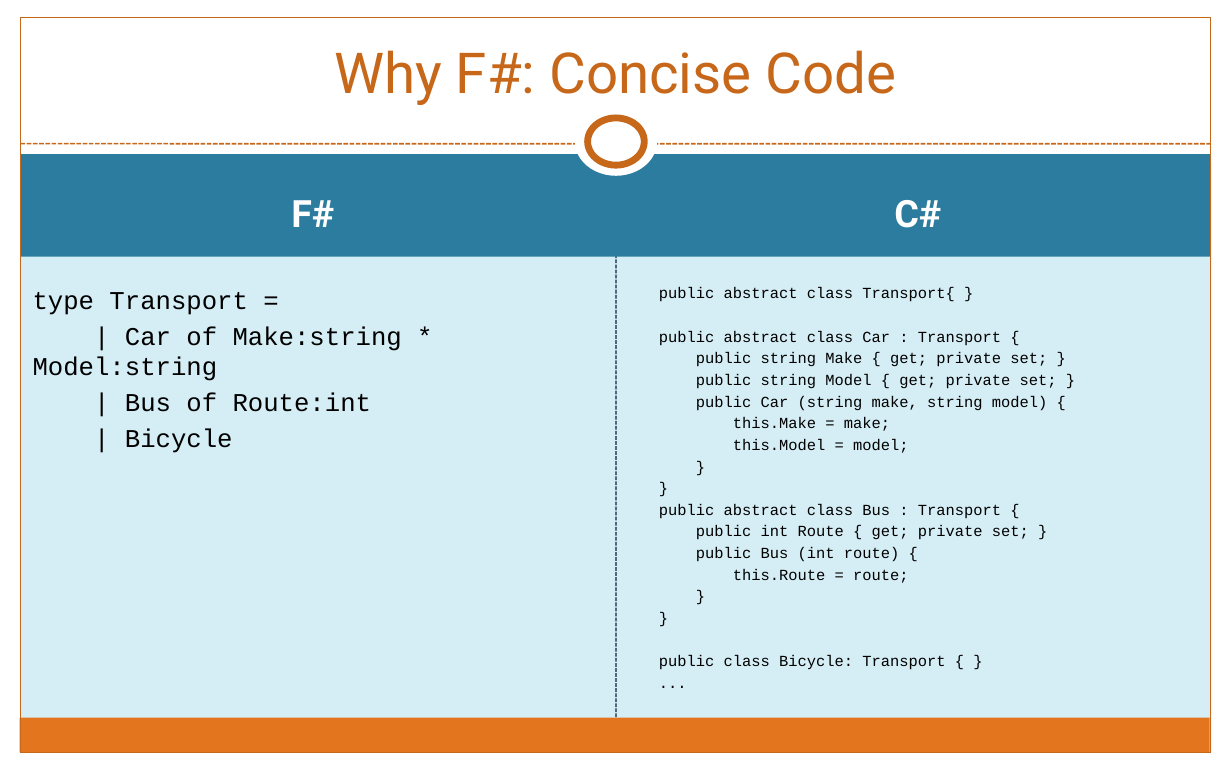
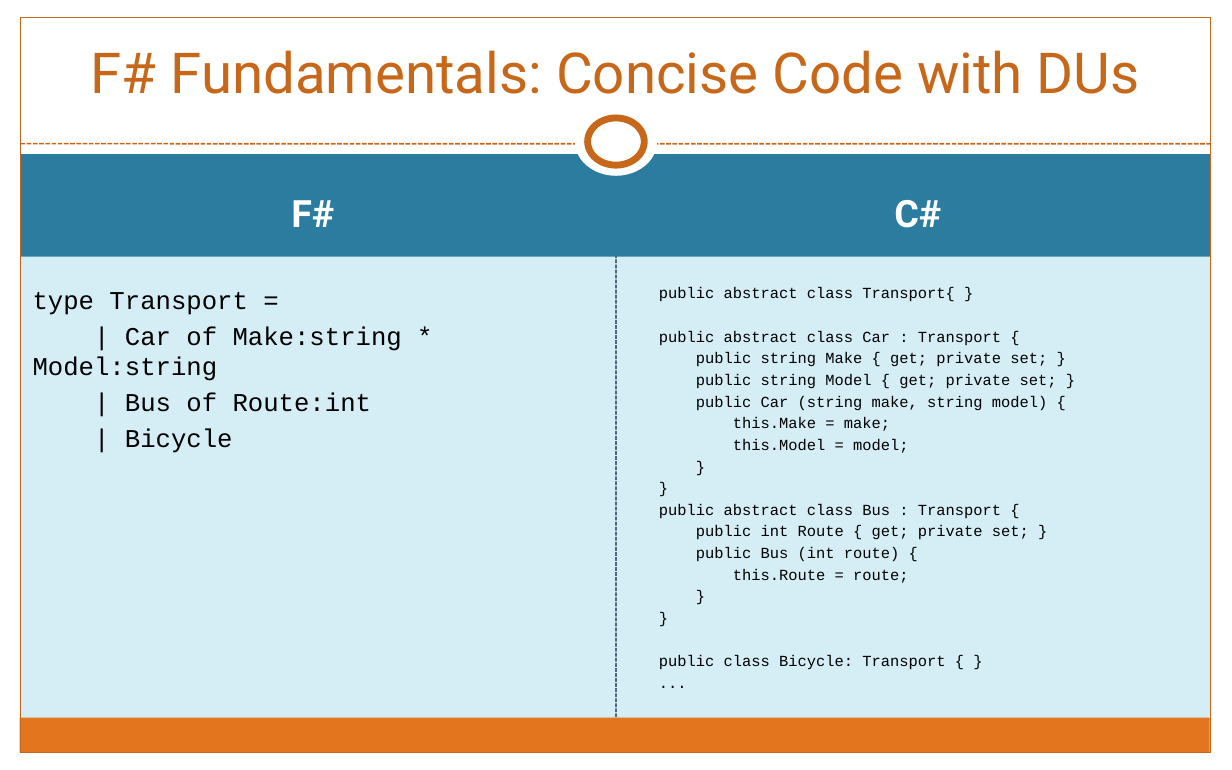
Before and after one commit to rachelblasucci/Current-Talks, a slide deck: slide 8 of Intro to Xamarin F#/F#-iOS.pptx (slide 13 before the commit). Drawn at 1232x770 pixels with LibreOffice and Linux fonts; fonts in the diff are those of the drawing. Boxes give left, top, right and bottom in pixels: in the first picture for what was removed or moved away, otherwise in the second. Text is boxed around its words. In the diff, an @@ line names an element or a change of style, - is before the commit and + after.

```diff
--- a/Intro to Xamarin F#/F#-iOS.pptx
+++ b/Intro to Xamarin F#/F#-iOS.pptx
@@ title at (91, 50, 1140, 94): text changed @@
-Why F#: Concise Code
+F# Fundamentals: Concise Code with DUs
```
Also in this commit, not shown: 11 other slides changed, 3 slides added, 2 slides removed, 55 other files.
